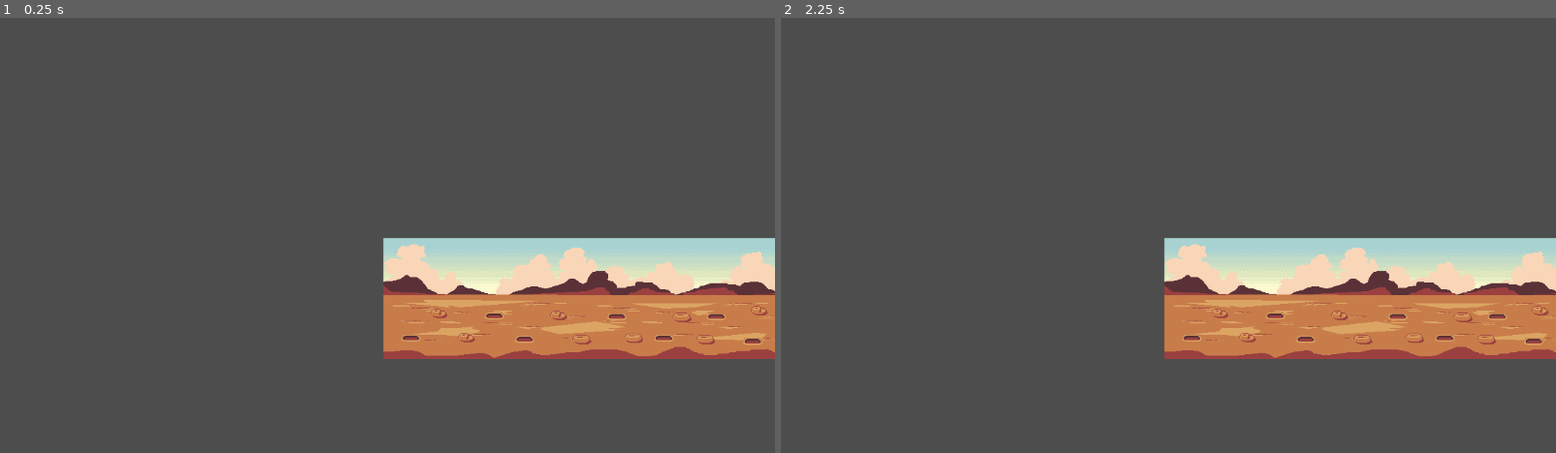
Above: before the commit, frames 1-2 (left to right).
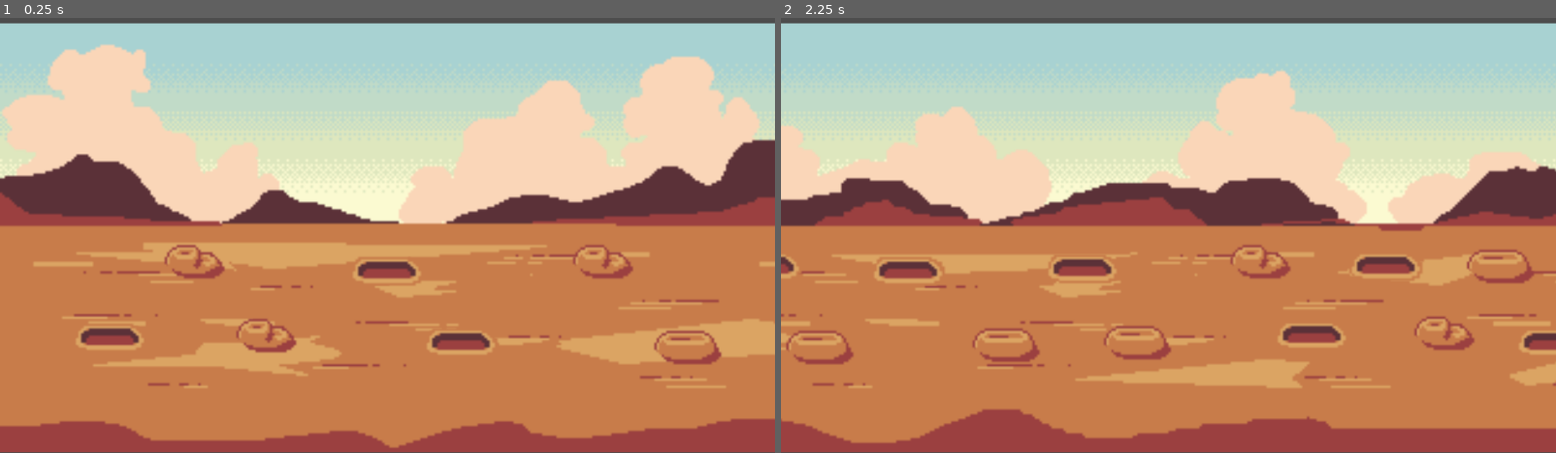
Above: after the commit, the same moments.

Repository: lawabognakenzakinane/Usyd-Game-design-2026
Game: Godot game, scene res://map.tscn
Two runs of this game, one before a commit and one after it. Both use one fixed random seed, a clock stepped at 60 frames per second and the inputs below. Before the commit the project has no main scene; this scene is started directly in both runs.
Inputs (mouse positions are in pixels of both pictures, inside the frame that each line leads up to):
- Up to frame 1 (0.25 s): no input
- Up to frame 2 (2.25 s): tap Enter at 0.5, 2 s; move the mouse to (1339, 213) at 0.52 s; hold Right (ui_right) 0.53-1.28 s; click (1339, 213) at 0.67 s; tap Space at 1.25 s; move the mouse to (1013, 257) at 1.27 s; hold Left (ui_left) 1.28-2.03 s; move the mouse to (1246, 139) at 2.02 s; hold Right (ui_right) from 2.03 s (still down)

The runs differ from the first frame. In frame 1, 94% of the frame differs, in the area x 0-100%, y 1-100%; in frame 2, 94%.

Commit message:
feat: Camera for the map

Diff:
--- a/game_jam/Plantable area type 2.tscn
+++ b/game_jam/Plantable area type 2.tscn
@@ -3,8 +3,6 @@
 [ext_resource type="Texture2D" uid="uid://cafgnbofegbk7" path="res://Asset/Map/map/hole_desert_2.png" id="1_t6kl5"]
 
 [sub_resource type="GDScript" id="GDScript_x7ufw"]
-script/source = "
-"
 
 [sub_resource type="CircleShape2D" id="CircleShape2D_t6kl5"]
 radius = 13.341664
--- a/game_jam/Plantable area type 3.tscn
+++ b/game_jam/Plantable area type 3.tscn
@@ -3,8 +3,6 @@
 [ext_resource type="Texture2D" uid="uid://euyn71lt86us" path="res://Asset/Map/map/hole_desert_1.png" id="1_dhyf3"]
 
 [sub_resource type="GDScript" id="GDScript_x7ufw"]
-script/source = "
-"
 
 [sub_resource type="CircleShape2D" id="CircleShape2D_dhyf3"]
 radius = 14.0
--- /dev/null
+++ b/game_jam/camera_2d.gd
@@ -0,0 +1,19 @@
+extends Camera2D
+
+var og_x_position=0
+var og_y_position=94
+func _input(event):
+	if event.is_action_pressed("ui_right")==true:
+		og_x_position+=500
+		if og_x_position>960:
+			og_x_position=960
+		self.position=Vector2(og_x_position,og_y_position)
+
+	if event.is_action_pressed("ui_left")==true:
+		og_x_position-=500
+		if og_x_position<0:
+			og_x_position=0
+		position=Vector2(og_x_position,og_y_position)
+
+func _ready():
+	self.position=Vector2(og_x_position,og_y_position)
--- a/game_jam/map.tscn
+++ b/game_jam/map.tscn
@@ -4,110 +4,121 @@
 [ext_resource type="Texture2D" uid="uid://cn3ww8v7s6y30" path="res://Asset/Map/map/gameJam_2026_map_desert.png" id="1_wijl4"]
 [ext_resource type="PackedScene" uid="uid://cyif08o4lvf11" path="res://Plantable area type 2.tscn" id="3_p5pve"]
 [ext_resource type="PackedScene" uid="uid://4eq3ev6lwf54" path="res://Plantable area type 3.tscn" id="4_urblq"]
+[ext_resource type="Script" uid="uid://cj5msvkftm86w" path="res://camera_2d.gd" id="5_urblq"]
 
 [sub_resource type="RectangleShape2D" id="RectangleShape2D_e6lj2"]
-size = Vector2(952, 182)
+size = Vector2(958, 180)
 
 [node name="Map" type="Node2D" unique_id=1591404005]
 
-[node name="Camera2D" type="Camera2D" parent="." unique_id=1563534138]
-
 [node name="Desert" type="StaticBody2D" parent="." unique_id=1781541067]
+position = Vector2(11, -3)
 
 [node name="CollisionShape2D" type="CollisionShape2D" parent="Desert" unique_id=1282768908]
-position = Vector2(477, 90)
+position = Vector2(473, 94)
 shape = SubResource("RectangleShape2D_e6lj2")
 
 [node name="GameJam2026MapDesert" type="Sprite2D" parent="Desert" unique_id=1734340668]
-position = Vector2(474, 94)
+position = Vector2(469, 94)
 texture = ExtResource("1_wijl4")
 
 [node name="Plantable Areas" parent="Desert" unique_id=1535384436 instance=ExtResource("1_c7s6e")]
-position = Vector2(36, 122)
+position = Vector2(36, 105)
 
 [node name="Plantable Areas2" parent="Desert" unique_id=1642051165 instance=ExtResource("1_c7s6e")]
-position = Vector2(205, 124)
+position = Vector2(183, 107)
 
 [node name="Plantable Areas3" parent="Desert" unique_id=1248028832 instance=ExtResource("1_c7s6e")]
-position = Vector2(412, 122)
+position = Vector2(392, 77)
 
 [node name="Plantable Areas4" parent="Desert" unique_id=1615780905 instance=ExtResource("1_c7s6e")]
-position = Vector2(490, 90)
+position = Vector2(465, 76)
 
 [node name="Plantable Areas5" parent="Desert" unique_id=1066110056 instance=ExtResource("1_c7s6e")]
-position = Vector2(680, 124)
+position = Vector2(662, 107)
 
 [node name="Plantable Areas6" parent="Desert" unique_id=1715821221 instance=ExtResource("1_c7s6e")]
-position = Vector2(815, 123)
+position = Vector2(785, 111)
 
 [node name="Plantable Areas7" parent="Desert" unique_id=131365381 instance=ExtResource("1_c7s6e")]
-position = Vector2(160, 89)
+position = Vector2(152, 77)
 
 [node name="Plantable Areas8" parent="Desert" unique_id=1061165316 instance=ExtResource("1_c7s6e")]
-position = Vector2(342, 90)
+position = Vector2(332, 75)
 
 [node name="Plantable Areas9" parent="Desert" unique_id=1042884371 instance=ExtResource("1_c7s6e")]
-position = Vector2(544, 127)
+position = Vector2(561, 104)
 
 [node name="Plantable Areas10" parent="Desert" unique_id=905693 instance=ExtResource("1_c7s6e")]
-position = Vector2(605, 88)
+position = Vector2(592, 75)
 
 [node name="Plantable Areas11" parent="Desert" unique_id=767656499 instance=ExtResource("1_c7s6e")]
-position = Vector2(755, 90)
+position = Vector2(760, 75)
 
 [node name="Plantable Areas12" parent="Desert" unique_id=426892601 instance=ExtResource("1_c7s6e")]
-position = Vector2(885, 92)
+position = Vector2(864, 83)
 
 [node name="Plantable area type 3" parent="Desert" unique_id=1486156061 instance=ExtResource("3_p5pve")]
-position = Vector2(73, 116)
+position = Vector2(67, 104)
 
 [node name="Plantable area type 4" parent="Desert" unique_id=2143017727 instance=ExtResource("3_p5pve")]
-position = Vector2(114, 152)
+position = Vector2(97, 135)
 
 [node name="Plantable area type 5" parent="Desert" unique_id=767152624 instance=ExtResource("3_p5pve")]
-position = Vector2(251, 119)
+position = Vector2(238, 104)
 
 [node name="Plantable area type 6" parent="Desert" unique_id=1870581439 instance=ExtResource("3_p5pve")]
-position = Vector2(597, 151)
+position = Vector2(612, 134)
 
 [node name="Plantable area type 7" parent="Desert" unique_id=1995471263 instance=ExtResource("3_p5pve")]
-position = Vector2(549, 112)
+position = Vector2(535, 104)
 
 [node name="Plantable area type 8" parent="Desert" unique_id=1518281864 instance=ExtResource("3_p5pve")]
-position = Vector2(752, 151)
+position = Vector2(727, 138)
 
 [node name="Plantable area type 9" parent="Desert" unique_id=557674599 instance=ExtResource("3_p5pve")]
-position = Vector2(693, 113)
+position = Vector2(701, 104)
 
 [node name="Plantable area type 10" parent="Desert" unique_id=2025137019 instance=ExtResource("3_p5pve")]
-position = Vector2(842, 112)
+position = Vector2(818, 107)
 
 [node name="Plantable area type 11" parent="Desert" unique_id=689910978 instance=ExtResource("3_p5pve")]
-position = Vector2(889, 153)
+position = Vector2(859, 144)
 
 [node name="Plantable area type 2" parent="Desert" unique_id=52387165 instance=ExtResource("4_urblq")]
-position = Vector2(288, 153)
+position = Vector2(276, 138)
 
 [node name="Plantable area type 12" parent="Desert" unique_id=1857558240 instance=ExtResource("4_urblq")]
-position = Vector2(365, 151)
+position = Vector2(353, 138)
 
 [node name="Plantable area type 13" parent="Desert" unique_id=378467873 instance=ExtResource("4_urblq")]
-position = Vector2(437, 120)
+position = Vector2(431, 137)
 
 [node name="Plantable area type 14" parent="Desert" unique_id=1139826430 instance=ExtResource("4_urblq")]
-position = Vector2(472, 153)
+position = Vector2(486, 136)
 
 [node name="Plantable area type 15" parent="Desert" unique_id=280198762 instance=ExtResource("4_urblq")]
-position = Vector2(647, 149)
+position = Vector2(638, 104)
 
 [node name="Plantable area type 16" parent="Desert" unique_id=1454185437 instance=ExtResource("4_urblq")]
-position = Vector2(931, 118)
+position = Vector2(906, 126)
+
+[node name="Camera2D" type="Camera2D" parent="Desert" unique_id=1563534138]
+position = Vector2(191, 94)
+zoom = Vector2(3.55, 3.55)
+process_callback = 0
+limit_left = 0
+limit_top = 0
+limit_right = 960
+limit_bottom = 180
+script = ExtResource("5_urblq")
 
 [node name="Map2" type="StaticBody2D" parent="." unique_id=637344768]
+position = Vector2(-37, 3)
 
 [node name="CollisionShape2D" type="CollisionShape2D" parent="Map2" unique_id=1395133178]
 
 [node name="Map3" type="StaticBody2D" parent="." unique_id=987050559]
-position = Vector2(-2, 2)
+position = Vector2(-21, -7)
 
 [node name="CollisionShape2D" type="CollisionShape2D" parent="Map3" unique_id=657026347]
--- a/game_jam/project.godot
+++ b/game_jam/project.godot
@@ -11,8 +11,30 @@
 [application]
 
 config/name="Game Jam"
+run/main_scene="uid://ulyv6hidtvnj"
 config/features=PackedStringArray("4.6", "Forward Plus")
 config/icon="res://icon.svg"
+
+[input]
+
+ui_left={
+"deadzone": 1.0,
+"events": [Object(InputEventKey,"resource_local_to_scene":false,"resource_name":"","device":0,"window_id":0,"alt_pressed":false,"shift_pressed":false,"ctrl_pressed":false,"meta_pressed":false,"pressed":false,"keycode":4194319,"physical_keycode":0,"key_label":0,"unicode":0,"location":0,"echo":false,"script":null)
+, Object(InputEventJoypadButton,"resource_local_to_scene":false,"resource_name":"","device":-1,"button_index":13,"pressure":0.0,"pressed":false,"script":null)
+, Object(InputEventJoypadMotion,"resource_local_to_scene":false,"resource_name":"","device":-1,"axis":0,"axis_value":-1.0,"script":null)
+, Object(InputEventKey,"resource_local_to_scene":false,"resource_name":"","device":0,"window_id":0,"alt_pressed":false,"shift_pressed":false,"ctrl_pressed":false,"meta_pressed":false,"pressed":false,"keycode":0,"physical_keycode":4194318,"key_label":0,"unicode":0,"location":0,"echo":false,"script":null)
+, Object(InputEventKey,"resource_local_to_scene":false,"resource_name":"","device":0,"window_id":0,"alt_pressed":false,"shift_pressed":false,"ctrl_pressed":false,"meta_pressed":false,"pressed":false,"keycode":0,"physical_keycode":68,"key_label":0,"unicode":0,"location":0,"echo":false,"script":null)
+]
+}
+ui_right={
+"deadzone": 0.5,
+"events": [Object(InputEventKey,"resource_local_to_scene":false,"resource_name":"","device":0,"window_id":0,"alt_pressed":false,"shift_pressed":false,"ctrl_pressed":false,"meta_pressed":false,"pressed":false,"keycode":4194321,"physical_keycode":0,"key_label":0,"unicode":0,"location":0,"echo":false,"script":null)
+, Object(InputEventJoypadButton,"resource_local_to_scene":false,"resource_name":"","device":-1,"button_index":14,"pressure":0.0,"pressed":false,"script":null)
+, Object(InputEventJoypadMotion,"resource_local_to_scene":false,"resource_name":"","device":-1,"axis":0,"axis_value":1.0,"script":null)
+, Object(InputEventKey,"resource_local_to_scene":false,"resource_name":"","device":0,"window_id":0,"alt_pressed":false,"shift_pressed":false,"ctrl_pressed":false,"meta_pressed":false,"pressed":false,"keycode":0,"physical_keycode":4194317,"key_label":0,"unicode":0,"location":0,"echo":false,"script":null)
+, Object(InputEventKey,"resource_local_to_scene":false,"resource_name":"","device":0,"window_id":0,"alt_pressed":false,"shift_pressed":false,"ctrl_pressed":false,"meta_pressed":false,"pressed":false,"keycode":0,"physical_keycode":65,"key_label":0,"unicode":0,"location":0,"echo":false,"script":null)
+]
+}
 
 [physics]
 
Not shown, added: game_jam/camera_2d.gd.uid
